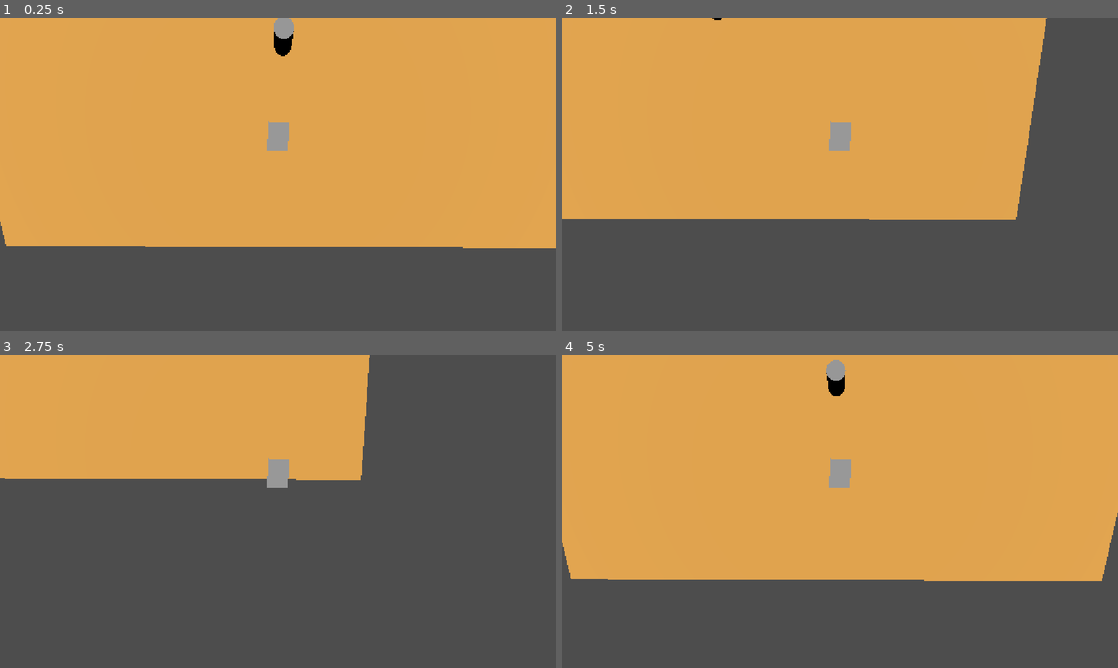
Above: before the commit, frames 1-4 (two rows, left to right).
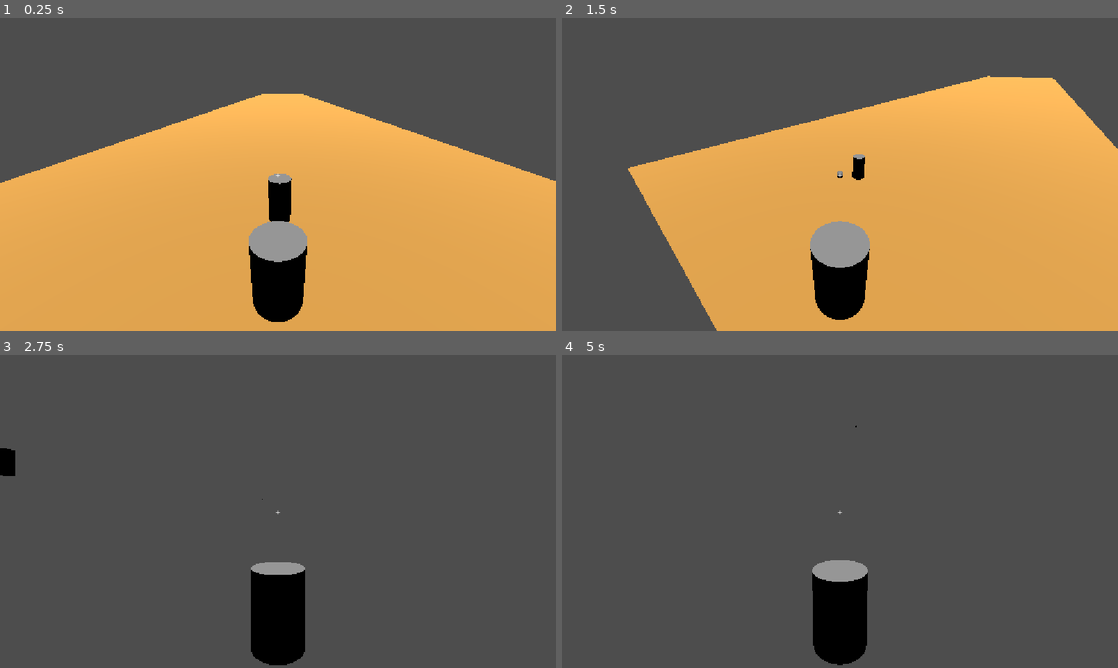
Above: after the commit, the same moments.

Repository: tarrique-santos/smoke-gun
Game: Godot game, scene res://scenes/main.tscn
The game is run twice, just before and just after one commit, with the same random seed, the same clock (stepped at 60 frames per second) and the same inputs. The project has no main scene, so this scene is started directly.
Inputs (mouse positions are in pixels of both pictures, inside the frame that each line leads up to):
- Up to frame 1 (0.25 s): no input
- Up to frame 2 (1.5 s): tap Enter (ui_accept) at 0.5 s; move the mouse to (962, 158) at 0.52 s; hold D (move_right, bound only after the commit) 0.53-1.28 s; tap Space (jump, bound only after the commit) at 0.6, 0.77, 1.07, 1.35 s; click (962, 158) at 0.67 s; move the mouse to (728, 190) at 1.27 s; hold S (move_backward, bound only after the commit) from 1.28 s (still down); click (728, 190) at 1.42 s
- Up to frame 3 (2.75 s): tap Space (jump, bound only after the commit) at 1.52, 1.82, 2.1 s; move the mouse to (333, 442) at 2.02 s; release S (move_backward, bound only after the commit) at 2.03 s; hold D (move_right, bound only after the commit) from 2.03 s (still down); click (333, 442) at 2.17 s
- Up to frame 4 (5 s): move the mouse to (812, 574) at 2.77 s; release D (move_right, bound only after the commit) at 2.78 s; hold W (move_forward, bound only after the commit) 2.78-3.53 s; tap Space (jump, bound only after the commit) at 2.85, 3.02, 3.32, 3.6, 3.77, 4.07, 4.35, 4.52, 4.82 s; click (812, 574) at 2.92 s; move the mouse to (1006, 558) at 3.52 s; hold A (move_left, bound only after the commit) from 3.53 s (still down); click (1006, 558) at 3.67 s; move the mouse to (673, 464) at 4.27 s; click (673, 464) at 4.42 s

The runs differ from the first frame. In frame 1, 69% of the frame differs, in the area x 0-100%, y 0-100%; in frame 2, 68%; in frame 3, 29%; in frame 4, 74%.

Commit message:
atualização

Diff:
--- a/project.godot
+++ b/project.godot
@@ -11,12 +11,44 @@
 [application]
 
 config/name="GunSmoke"
-config/features=PackedStringArray("4.7", "Forward Plus")
+config/features=PackedStringArray("4.5", "Forward Plus")
 
 [display]
 
 window/stretch/mode="canvas_items"
 window/stretch/aspect="expand"
+
+[filesystem]
+
+import/blender/enabled=false
+
+[input]
+
+move_left={
+"deadzone": 0.2,
+"events": [Object(InputEventKey,"resource_local_to_scene":false,"resource_name":"","device":-1,"window_id":0,"alt_pressed":false,"shift_pressed":false,"ctrl_pressed":false,"meta_pressed":false,"pressed":false,"keycode":0,"physical_keycode":65,"key_label":0,"unicode":97,"location":0,"echo":false,"script":null)
+]
+}
+move_right={
+"deadzone": 0.2,
+"events": [Object(InputEventKey,"resource_local_to_scene":false,"resource_name":"","device":-1,"window_id":0,"alt_pressed":false,"shift_pressed":false,"ctrl_pressed":false,"meta_pressed":false,"pressed":false,"keycode":0,"physical_keycode":68,"key_label":0,"unicode":100,"location":0,"echo":false,"script":null)
+]
+}
+move_forward={
+"deadzone": 0.2,
+"events": [Object(InputEventKey,"resource_local_to_scene":false,"resource_name":"","device":-1,"window_id":0,"alt_pressed":false,"shift_pressed":false,"ctrl_pressed":false,"meta_pressed":false,"pressed":false,"keycode":0,"physical_keycode":87,"key_label":0,"unicode":119,"location":0,"echo":false,"script":null)
+]
+}
+move_backward={
+"deadzone": 0.2,
+"events": [Object(InputEventKey,"resource_local_to_scene":false,"resource_name":"","device":-1,"window_id":0,"alt_pressed":false,"shift_pressed":false,"ctrl_pressed":false,"meta_pressed":false,"pressed":false,"keycode":0,"physical_keycode":83,"key_label":0,"unicode":115,"location":0,"echo":false,"script":null)
+]
+}
+jump={
+"deadzone": 0.2,
+"events": [Object(InputEventKey,"resource_local_to_scene":false,"resource_name":"","device":-1,"window_id":0,"alt_pressed":false,"shift_pressed":false,"ctrl_pressed":false,"meta_pressed":false,"pressed":false,"keycode":0,"physical_keycode":32,"key_label":0,"unicode":32,"location":0,"echo":false,"script":null)
+]
+}
 
 [physics]
 
--- /dev/null
+++ b/scenes/Player2.tscn
@@ -0,0 +1,29 @@
+[gd_scene load_steps=5 format=3 uid="uid://c67vjievlxx8u"]
+
+[ext_resource type="Script" uid="uid://m3c6ivdm7gyg" path="res://scripts/player_2.gd" id="1_7nsvx"]
+[ext_resource type="PackedScene" uid="uid://deq2iqq1vsfkk" path="res://scenes/bala2.tscn" id="2_safxn"]
+
+[sub_resource type="CylinderShape3D" id="CylinderShape3D_ifpnl"]
+radius = 0.7
+
+[sub_resource type="CylinderMesh" id="CylinderMesh_7nsvx"]
+top_radius = 0.7
+bottom_radius = 0.7
+
+[node name="Player" type="CharacterBody3D"]
+script = ExtResource("1_7nsvx")
+bullet_scene = ExtResource("2_safxn")
+
+[node name="CollisionShape3D" type="CollisionShape3D" parent="."]
+shape = SubResource("CylinderShape3D_ifpnl")
+
+[node name="MeshInstance3D" type="MeshInstance3D" parent="."]
+mesh = SubResource("CylinderMesh_7nsvx")
+
+[node name="CameraPivot" type="Node3D" parent="."]
+
+[node name="Camera3D" type="Camera3D" parent="CameraPivot"]
+transform = Transform3D(1, 0, 0, 0, 0.9945146, 0.1045979, 0, -0.1045979, 0.9945146, 0, 3, 5)
+
+[node name="Marker3D" type="Marker3D" parent="CameraPivot"]
+transform = Transform3D(1, 0, 0, 0, 1, 0, 0, 0, 1, 0, 0.5347407, -1.4927843)
--- /dev/null
+++ b/scenes/bala2.tscn
@@ -0,0 +1,18 @@
+[gd_scene load_steps=4 format=3 uid="uid://deq2iqq1vsfkk"]
+
+[ext_resource type="Script" uid="uid://dfd218r6ppny4" path="res://scripts/bala_2.gd" id="1_82ckp"]
+
+[sub_resource type="CapsuleShape3D" id="CapsuleShape3D_ovlkx"]
+
+[sub_resource type="CapsuleMesh" id="CapsuleMesh_82ckp"]
+
+[node name="Area3D" type="Area3D"]
+script = ExtResource("1_82ckp")
+
+[node name="CollisionShape3D" type="CollisionShape3D" parent="."]
+transform = Transform3D(0.5, 0, 0, 0, -2.1855694e-08, -0.5, 0, 0.5, -2.1855694e-08, 0, 0, 0)
+shape = SubResource("CapsuleShape3D_ovlkx")
+
+[node name="MeshInstance3D" type="MeshInstance3D" parent="."]
+transform = Transform3D(0.5, 0, 0, 0, -2.1855694e-08, -0.5, 0, 0.5, -2.1855694e-08, 0, 0, 0)
+mesh = SubResource("CapsuleMesh_82ckp")
--- a/scenes/main.tscn
+++ b/scenes/main.tscn
@@ -1,9 +1,9 @@
-[gd_scene format=3 uid="uid://bufcxha760247"]
+[gd_scene load_steps=9 format=3 uid="uid://bufcxha760247"]
 
 [ext_resource type="Script" uid="uid://m5ruqhmf30sr" path="res://scripts/main.gd" id="1_jyhfs"]
-[ext_resource type="PackedScene" uid="uid://b32nnc71nxvnc" path="res://scenes/player.tscn" id="1_o5qli"]
 [ext_resource type="PackedScene" uid="uid://3p2yolyfl648" path="res://scenes/enemy.tscn" id="2_0wfyh"]
 [ext_resource type="AudioStream" uid="uid://dfooqq83lrxn6" path="res://sounds/soundtracks/3. Whispers in the Sand.wav" id="3_sugp2"]
+[ext_resource type="PackedScene" uid="uid://c67vjievlxx8u" path="res://scenes/Player2.tscn" id="4_jyhfs"]
 
 [sub_resource type="StandardMaterial3D" id="StandardMaterial3D_kmqqp"]
 albedo_color = Color(0.8728726, 0.6307715, 0.28496087, 1)
@@ -16,29 +16,58 @@
 
 [sub_resource type="PhysicsMaterial" id="PhysicsMaterial_g2els"]
 
-[node name="Main" type="Node3D" unique_id=1958021764]
+[node name="Main" type="Node3D"]
 script = ExtResource("1_jyhfs")
 
-[node name="StaticBody3D" type="StaticBody3D" parent="." unique_id=1469863411]
+[node name="StaticBody3D" type="StaticBody3D" parent="."]
 
-[node name="MeshInstance3D" type="MeshInstance3D" parent="StaticBody3D" unique_id=1935665576]
+[node name="MeshInstance3D" type="MeshInstance3D" parent="StaticBody3D"]
 material_override = SubResource("StandardMaterial3D_kmqqp")
 mesh = SubResource("PlaneMesh_g4v7s")
 
-[node name="CollisionShape3D" type="CollisionShape3D" parent="StaticBody3D" unique_id=1201549335]
+[node name="CollisionShape3D" type="CollisionShape3D" parent="StaticBody3D"]
 transform = Transform3D(1, 0, 0, 0, 1, 0, 0, 0, 1, -0.07984811, 0.44988424, -0.04065895)
 shape = SubResource("BoxShape3D_o5qli")
 
-[node name="Player" parent="." unique_id=979833523 instance=ExtResource("1_o5qli")]
-transform = Transform3D(-0.9999141, 0, 0.013111247, 0, 1, 0, -0.013111247, 0, -0.9999141, 102.39377, 1.2914085, 0.26709902)
-
-[node name="DirectionalLight3D" type="DirectionalLight3D" parent="." unique_id=79887813]
+[node name="DirectionalLight3D" type="DirectionalLight3D" parent="."]
 transform = Transform3D(1, 0, 0, 0, -4.371139e-08, 1, 0, -1, -4.371139e-08, 0, 4, 0)
 
-[node name="Enemy" parent="." unique_id=741849424 instance=ExtResource("2_0wfyh")]
+[node name="Enemy" parent="." instance=ExtResource("2_0wfyh")]
 transform = Transform3D(1, 0, 0, 0, 1, 0, 0, 0, 1, 96.914536, 1.7098467, 0)
 physics_material_override = SubResource("PhysicsMaterial_g2els")
 
-[node name="soundtrack" type="AudioStreamPlayer3D" parent="." unique_id=2106870703]
+[node name="soundtrack" type="AudioStreamPlayer3D" parent="."]
 stream = ExtResource("3_sugp2")
 autoplay = true
+
+[node name="Player" parent="." instance=ExtResource("4_jyhfs")]
+transform = Transform3D(-0.019110156, 0, 0.9998174, 0, 1, 0, -0.9998174, 0, -0.019110156, 100.95983, 1.8608351, 0)
+
+[node name="HUD" type="CanvasLayer" parent="."]
+
+[node name="Control" type="Control" parent="HUD"]
+layout_mode = 3
+anchors_preset = 15
+anchor_right = 1.0
+anchor_bottom = 1.0
+grow_horizontal = 2
+grow_vertical = 2
+size_flags_horizontal = 4
+metadata/_edit_use_anchors_ = true
+
+[node name="Label" type="Label" parent="HUD/Control"]
+layout_mode = 1
+anchors_preset = 8
+anchor_left = 0.5
+anchor_top = 0.5
+anchor_right = 0.5
+anchor_bottom = 0.5
+offset_left = -20.0
+offset_top = -11.5
+offset_right = 20.0
+offset_bottom = 11.5
+grow_horizontal = 2
+grow_vertical = 2
+text = "+"
+horizontal_alignment = 1
+vertical_alignment = 1
--- /dev/null
+++ b/scripts/bala_2.gd
@@ -0,0 +1,27 @@
+extends Area3D
+
+@export var speed := 120.0
+@export var lifetime := 3.0
+
+var direction := Vector3.ZERO
+
+
+func _ready():
+	body_entered.connect(_on_body_entered)
+
+	await get_tree().create_timer(lifetime).timeout
+	queue_free()
+
+
+func _physics_process(delta):
+	global_position += direction * speed * delta
+
+	if direction.length() > 0:
+		look_at(
+			global_position + direction,
+			Vector3.UP
+		)
+
+
+func _on_body_entered(_body):
+	queue_free()
--- /dev/null
+++ b/scripts/player_2.gd
@@ -0,0 +1,110 @@
+
+extends CharacterBody3D
+
+@export var speed := 10.0
+@export var gravity := 20.0
+@export var jump_force := 12.0
+@export var mouse_sensitivity := 0.003
+
+@export var bullet_scene: PackedScene
+
+@onready var camera_pivot: Node3D = $CameraPivot
+@onready var marker: Marker3D = $CameraPivot/Marker3D
+
+var camera_yaw := 0.0
+var camera_pitch := -0.3
+
+
+func _ready():
+	Input.mouse_mode = Input.MOUSE_MODE_CAPTURED
+	camera_yaw = rotation.y
+
+
+func _input(event):
+	if event is InputEventMouseMotion:
+		camera_yaw -= event.relative.x * mouse_sensitivity
+		camera_pitch -= event.relative.y * mouse_sensitivity
+
+		camera_pitch = clamp(camera_pitch, -1.4, 1.4)
+
+		rotation.y = camera_yaw
+
+	if event is InputEventMouseButton:
+		if event.button_index == MOUSE_BUTTON_LEFT and event.pressed:
+			shoot()
+
+
+func _process(_delta):
+	camera_pivot.rotation = Vector3(
+		camera_pitch,
+		0,
+		0
+	)
+
+
+func _physics_process(delta):
+	if not is_on_floor():
+		velocity.y -= gravity * delta
+	elif Input.is_action_just_pressed("jump"):
+		velocity.y = jump_force
+	else:
+		velocity.y = 0
+
+	var input = Input.get_vector(
+		"move_left",
+		"move_right",
+		"move_forward",
+		"move_backward"
+	)
+
+	var direction = (
+		camera_pivot.global_transform.basis.z * input.y +
+		camera_pivot.global_transform.basis.x * input.x
+	)
+
+	direction.y = 0
+
+	if direction.length() > 0:
+		direction = direction.normalized()
+
+	velocity.x = direction.x * speed
+	velocity.z = direction.z * speed
+
+	move_and_slide()
+
+
+func shoot():
+	if bullet_scene == null:
+		return
+
+	var camera = camera_pivot.get_node("Camera3D")
+
+	var screen_center = get_viewport().get_visible_rect().size * 0.5
+
+	var ray_origin = camera.project_ray_origin(screen_center)
+	var ray_direction = camera.project_ray_normal(screen_center)
+
+	var query = PhysicsRayQueryParameters3D.create(
+		ray_origin,
+		ray_origin + ray_direction * 1000.0
+	)
+
+	query.exclude = [self]
+
+	var result = get_world_3d().direct_space_state.intersect_ray(query)
+
+	var target_position = ray_origin + ray_direction * 1000.0
+
+	if result:
+		target_position = result.position
+
+	var shoot_direction = (
+		target_position - marker.global_position
+	).normalized()
+
+	var bullet = bullet_scene.instantiate()
+
+	get_tree().current_scene.add_child(bullet)
+
+	bullet.global_position = marker.global_position
+	bullet.direction = shoot_direction
Not shown, changed: models/builds/Large Building Frame A.fbx.import
Not shown, changed: models/builds/Large Building Frame B.fbx.import
Not shown, changed: models/builds/Large Building Frame C.fbx.import
Not shown, changed: models/builds/Large Building Frame D.fbx.import
Not shown, changed: models/builds/Medium Building Frame A.fbx.import
Not shown, changed: models/builds/Medium Building Frame B.fbx.import
Not shown, changed: models/builds/Small Building Frame A.fbx.import
Not shown, changed: models/builds/objects/Door Frame A.fbx.import
Not shown, changed: models/builds/objects/Door Frame B.fbx.import
Not shown, changed: models/builds/objects/Post A.fbx.import
Not shown, changed: models/builds/objects/Post B.fbx.import
Not shown, changed: models/builds/objects/Tileset.dae.import
(and 6 more such lines)
